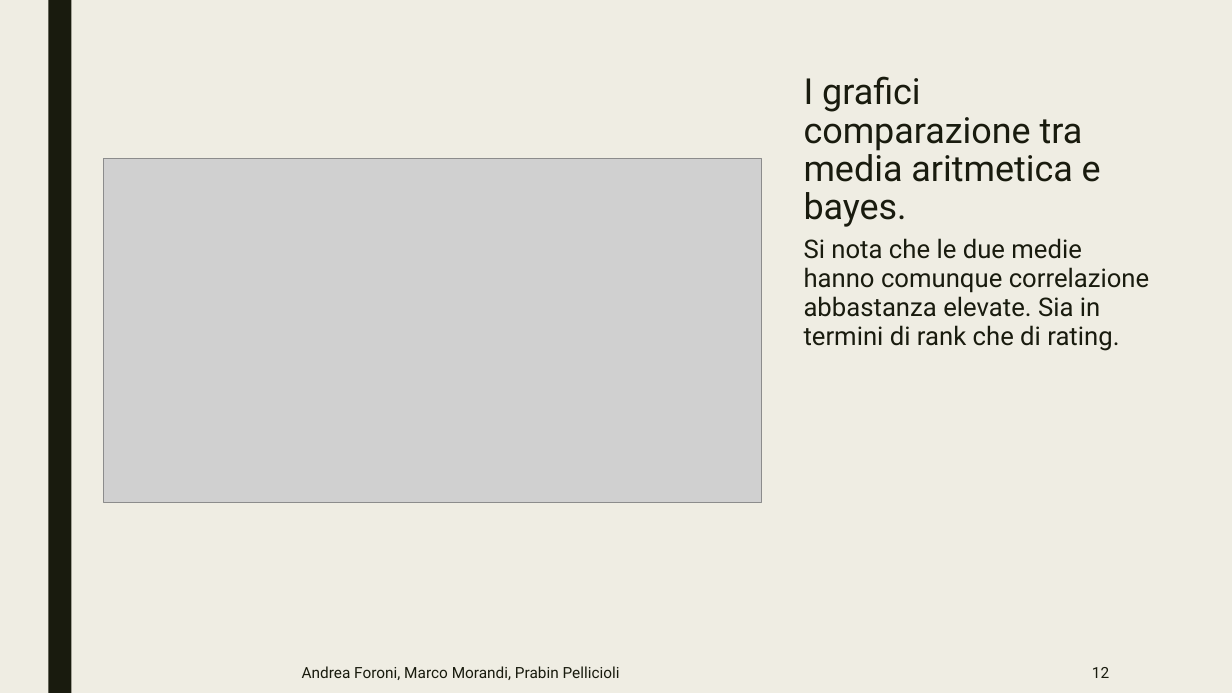
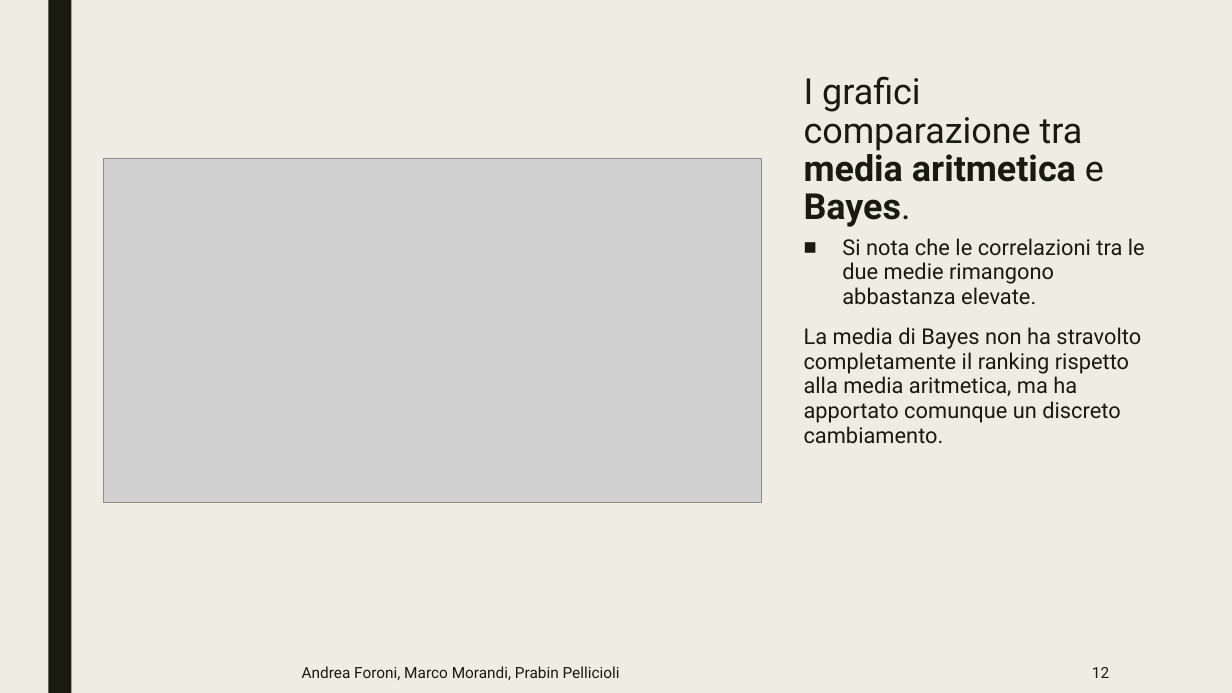
Before and after one commit to Praiban/Boardgamegeek, a slide deck: slide 12 of presentazione.pptx. Drawn at 1232x693 pixels with LibreOffice and Linux fonts; fonts in the diff are those of the drawing; grey boxes stand for pictures. Boxes give left, top, right and bottom in pixels: in the first picture for what was removed or moved away, otherwise in the second. Text is boxed around its words. In the diff, an @@ line names an element or a change of style, - is before the commit and + after.

```diff
--- a/presentazione.pptx
+++ b/presentazione.pptx
@@ title at bbox=[804, 76, 1104, 227]: text changed @@
-I grafici comparazione tra media aritmetica e bayes.
+I grafici comparazione tra media aritmetica e Bayes.
@@ text at bbox=[804, 238, 1145, 444]: text changed; size 20 to 17 pt @@
-Si nota che le due medie hanno comunque correlazione abbastanza elevate. Sia in termini di rank che di rating.
+■ Si nota che le correlazioni tra le due medie rimangono abbastanza elevate.
+La media di Bayes non ha stravolto completamente il ranking rispetto alla media aritmetica, ma ha apportato comunque un discreto cambiamento.
```
Also in this commit, not shown: 9 other slides changed.
